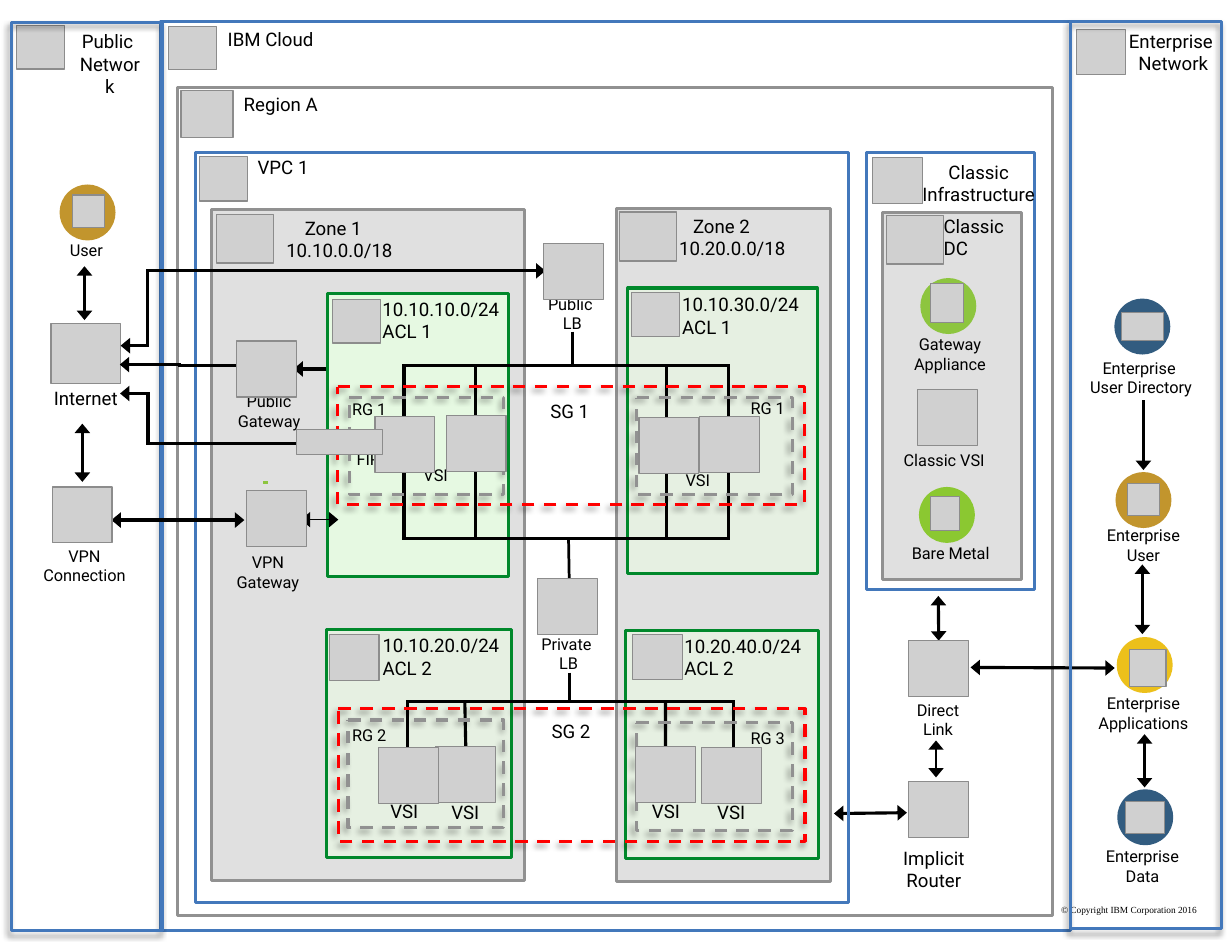
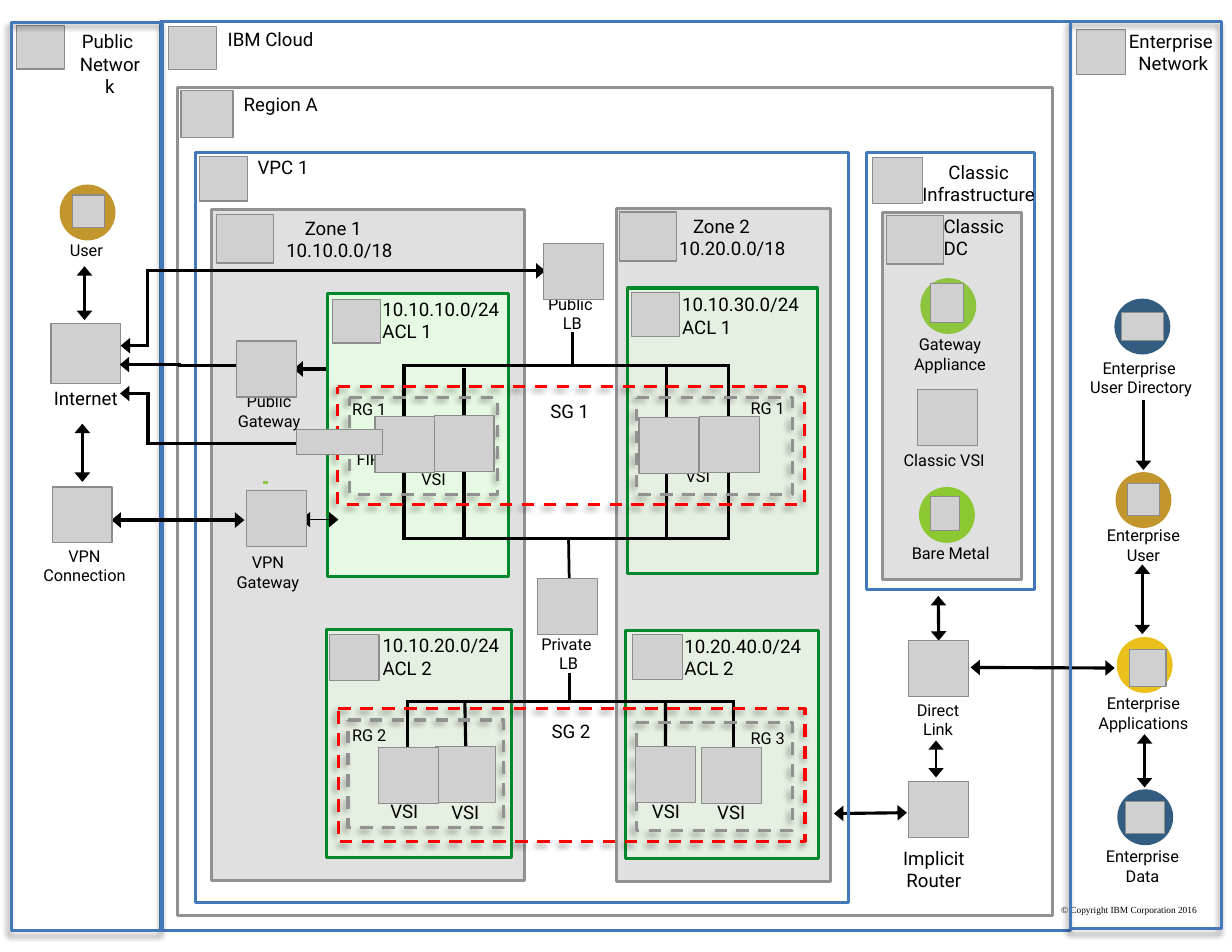
Before and after one commit to ibm-cloud-architecture/ibm-cloud-stencils, a slide deck: slide 2 of powerpoint/templates/VirtualPrivateCloudEditablePPT.pptx. Drawn at 1232x952 pixels with LibreOffice and Linux fonts; fonts in the diff are those of the drawing; grey boxes stand for pictures. Boxes give left, top, right and bottom in pixels: in the first picture for what was removed or moved away, otherwise in the second. Text is boxed around its words. In the diff, an @@ line names an element or a change of style, - is before the commit and + after.

```diff
--- a/powerpoint/templates/VirtualPrivateCloudEditablePPT.pptx
+++ b/powerpoint/templates/VirtualPrivateCloudEditablePPT.pptx
@@ line moved from (476, 366) - (476, 539) to (464, 368) - (464, 540) @@
@@ rounded rectangle: place and size @@
-rounded rectangle at [349,398,504,494]
+rounded rectangle at [349,398,497,494]
@@ picture: place and size @@
-picture at [446,416,505,472]
+picture at [435,416,494,472]
@@ text "VSI": place and size @@
-text "VSI" at [423,466,447,481]
+text "VSI" at [421,470,445,485]
@@ text "VSI": place and size @@
-text "VSI" at [686,471,710,486]
+text "VSI" at [686,467,710,482]
```
Also in this commit, not shown: 1 other file.
